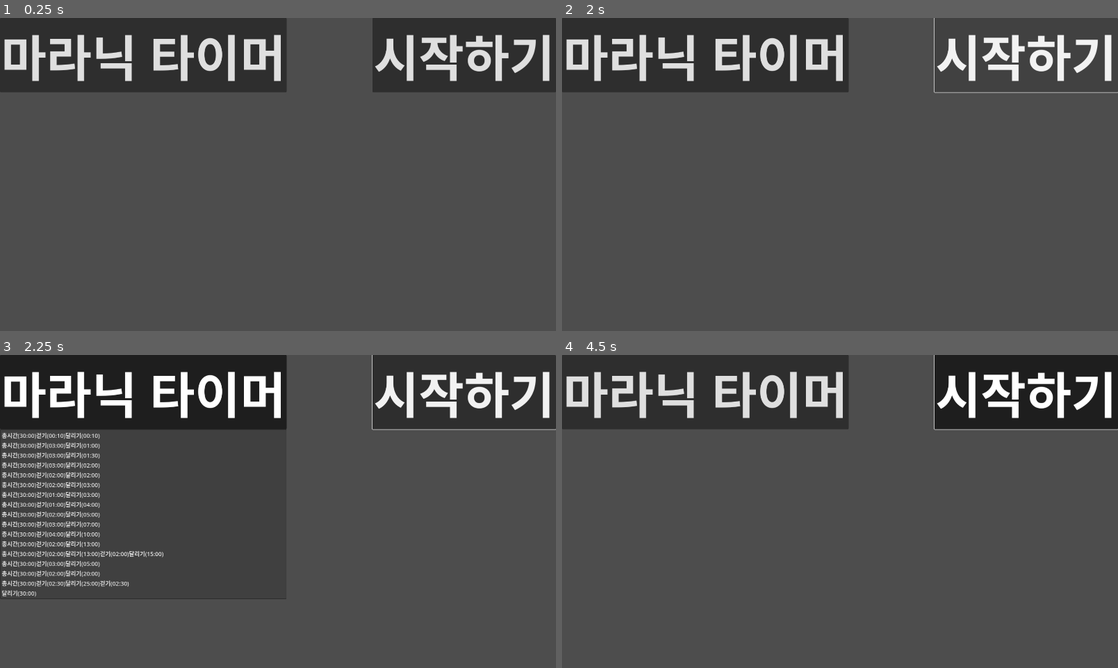
Above: before the commit, frames 1-4 (two rows, left to right).
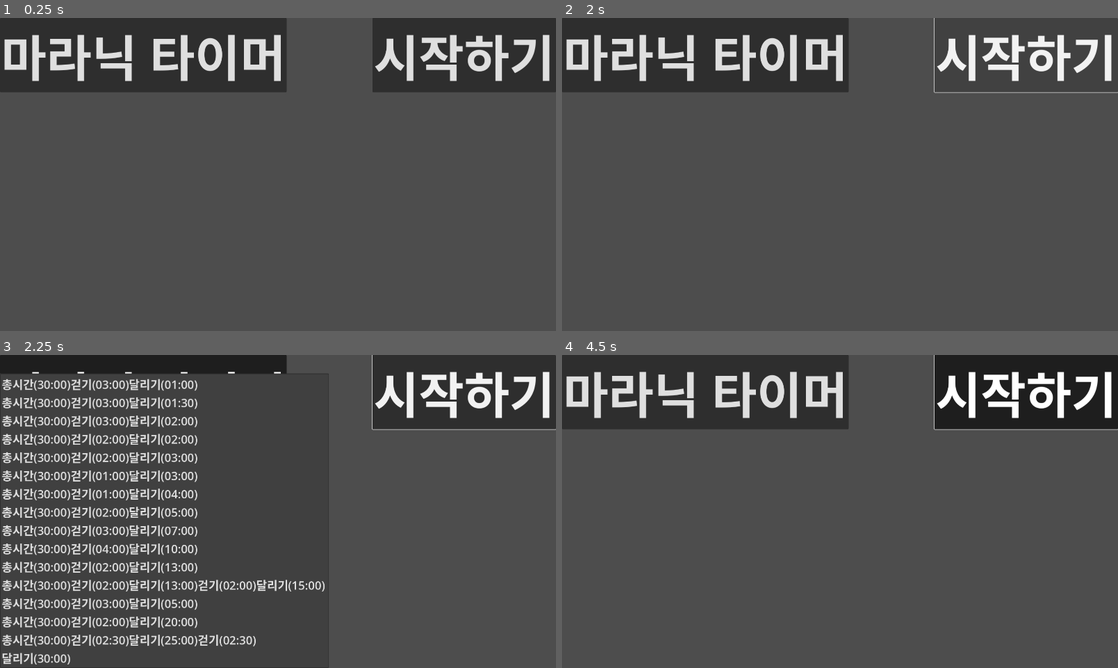
Above: after the commit, the same moments.

Repository: kasworld/maranic
Game: Godot game, scene res://main.tscn
The game is run twice, just before and just after one commit, with the same random seed, the same clock (stepped at 60 frames per second) and the same inputs.
Inputs:
- Up to frame 1 (0.25 s): no input
- Up to frame 2 (2 s): click "시작하기" at 0.5 s; click "시작하기" at 1.25 s
- Up to frame 3 (2.25 s): click "마라닉 타이머" at 2 s
- Up to frame 4 (4.5 s): click "마라닉 타이머" at 2.75 s; click "마라닉 타이머" at 3.5 s; click "시작하기" at 4.25 s

Frames 1-2 are identical in both runs. In frame 3, 18% of the frame differs, in the area x 0-60%, y 5-100%; in frame 4, nothing differs.
Error in both runs: Invalid access of index '0' on a base object of type: 'PackedStringArray'. (res://main.gd:31)

Commit message:
fix test code

Diff:
--- a/main.gd
+++ b/main.gd
@@ -6,7 +6,7 @@
 
 var programs = [
 	#총시간초,걷기초,달리기초
-	[ ["총시간",60*30], ["걷기", 10*1  ], ["달리기", 10*1  ] ],
+#	[ ["총시간",60*30], ["걷기", 10*1  ], ["달리기", 10*1  ] ],
 	[ ["총시간",60*30], ["걷기", 60*3  ], ["달리기", 60*1  ] ],
 	[ ["총시간",60*30], ["걷기", 60*3  ], ["달리기", 60*1.5] ],
 	[ ["총시간",60*30], ["걷기", 60*3  ], ["달리기", 60*2  ] ],
--- a/main.tscn
+++ b/main.tscn
@@ -28,6 +28,7 @@
 [node name="MenuButton" type="MenuButton" parent="VBoxContainer/TitleContainer"]
 layout_mode = 2
 theme = ExtResource("3_sxpny")
+action_mode = 1
 text = "마라닉 타이머"
 flat = false
 
--- a/menulist_theme.tres
+++ b/menulist_theme.tres
@@ -4,4 +4,4 @@
 
 [resource]
 default_font = SubResource("SystemFont_vvbrb")
-default_font_size = 20
+default_font_size = 40
--- a/work_container.gd
+++ b/work_container.gd
@@ -2,7 +2,7 @@
 
 var totalSec = 0
 var remainSec = 0
-var incSec = 10
+var incSec = 30
 
 func second2text(sec :int):
 	return "%02d:%02d" %[ sec/60,sec % 60]
Not shown, changed: export_presets.cfg
